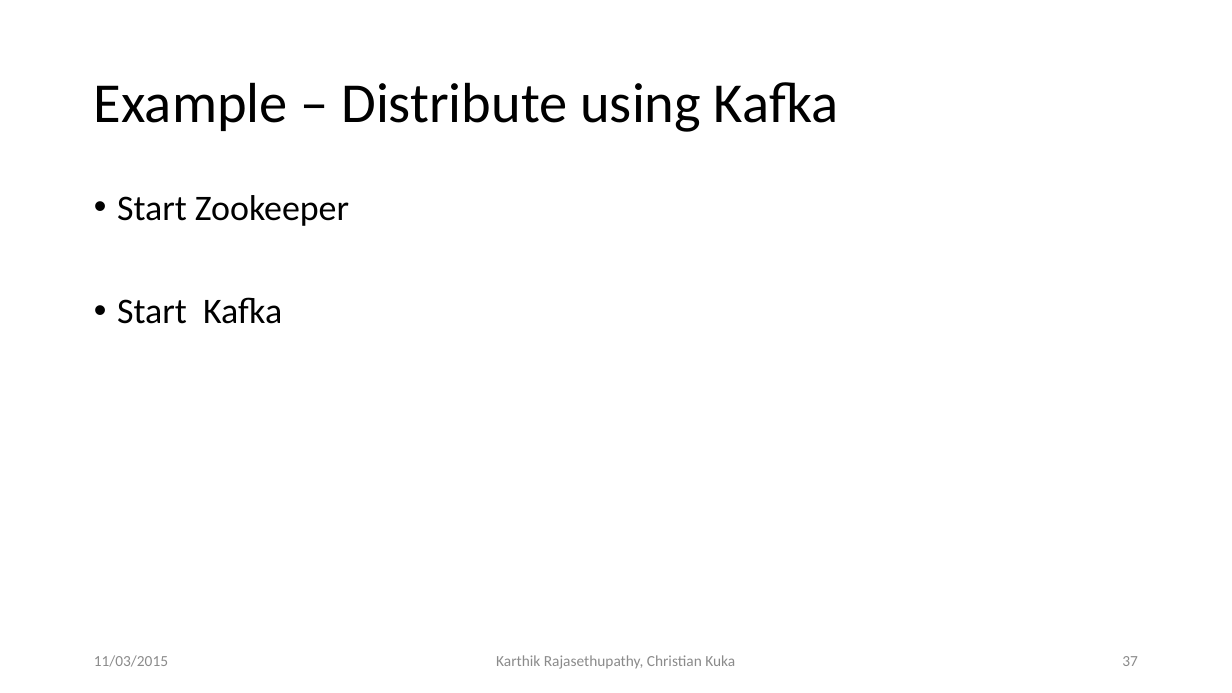
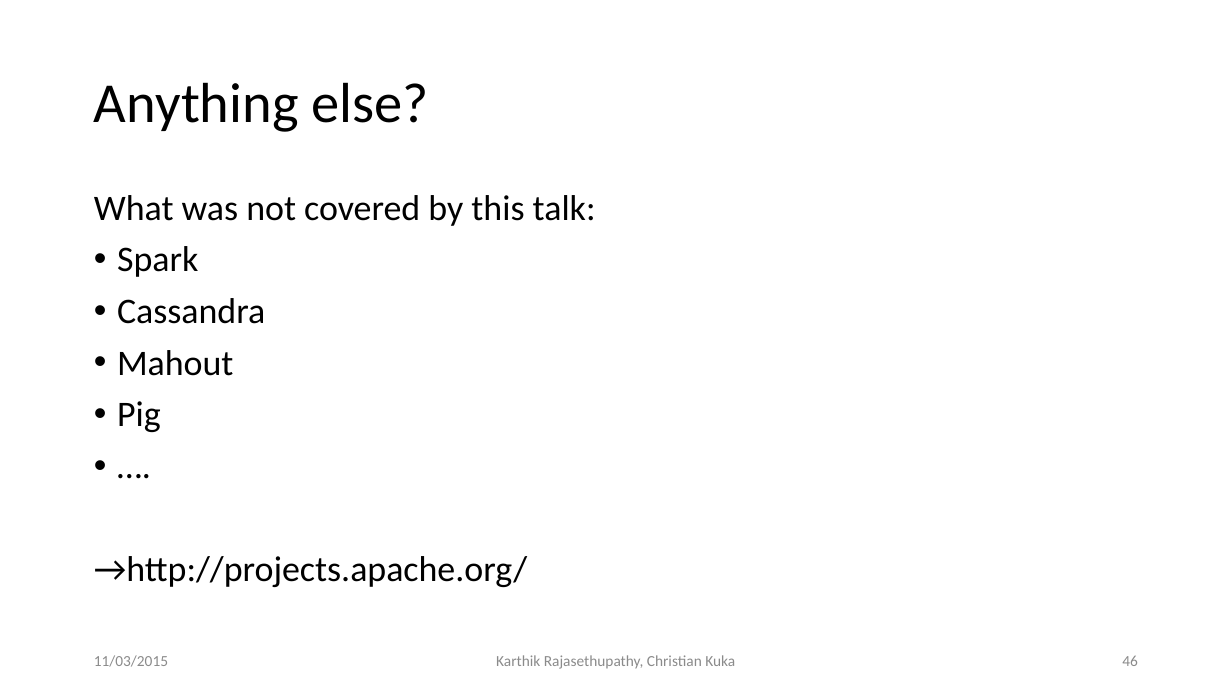
Before and after one commit to ckuka/SHDS, a slide deck: slide 46 of slides/ShanghaiDataScience_Master.pptx (slide 37 before the commit). Drawn at 1232x693 pixels with LibreOffice and Linux fonts; fonts in the diff are those of the drawing. Boxes give left, top, right and bottom in pixels: in the first picture for what was removed or moved away, otherwise in the second. Text is boxed around its words. In the diff, an @@ line names an element or a change of style, - is before the commit and + after.

```diff
--- a/slides/ShanghaiDataScience_Master.pptx
+++ b/slides/ShanghaiDataScience_Master.pptx
@@ title at (x1=94, y1=82, x2=428, y2=132): text changed @@
-Example – Distribute using Kafka
+Anything else?
@@ text at (x1=94, y1=195, x2=596, y2=587): text changed @@
-• Start Zookeeper
-• Start Kafka
+What was not covered by this talk:
+• Spark
+• Cassandra
+• Mahout
+• Pig
+• ….
+→http://projects.apache.org/
@@ page number at (x1=1122, y1=655, x2=1138, y2=666): text changed @@
-37
+46
```
Also in this commit, not shown: 13 other slides changed, 6 slides added, 5 other files.
